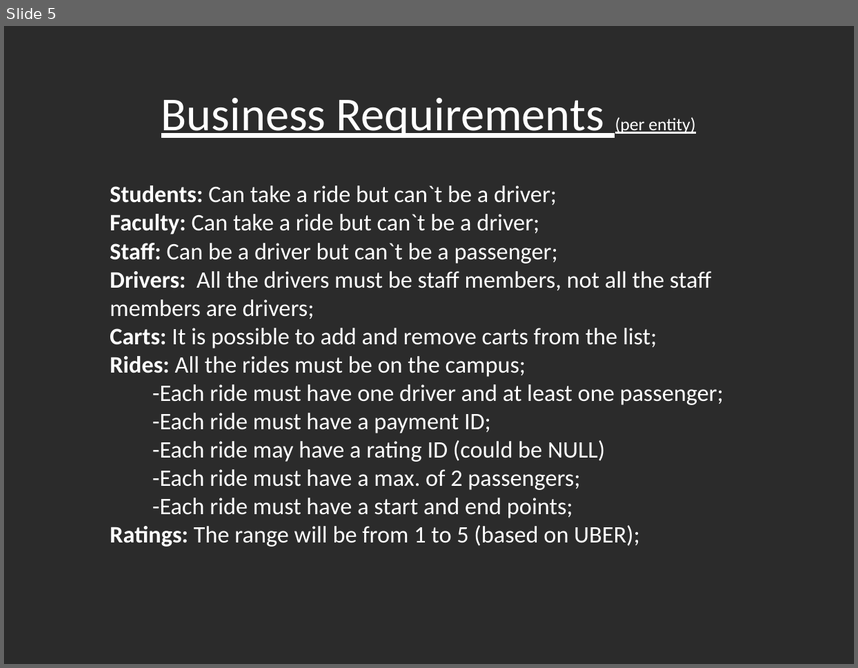
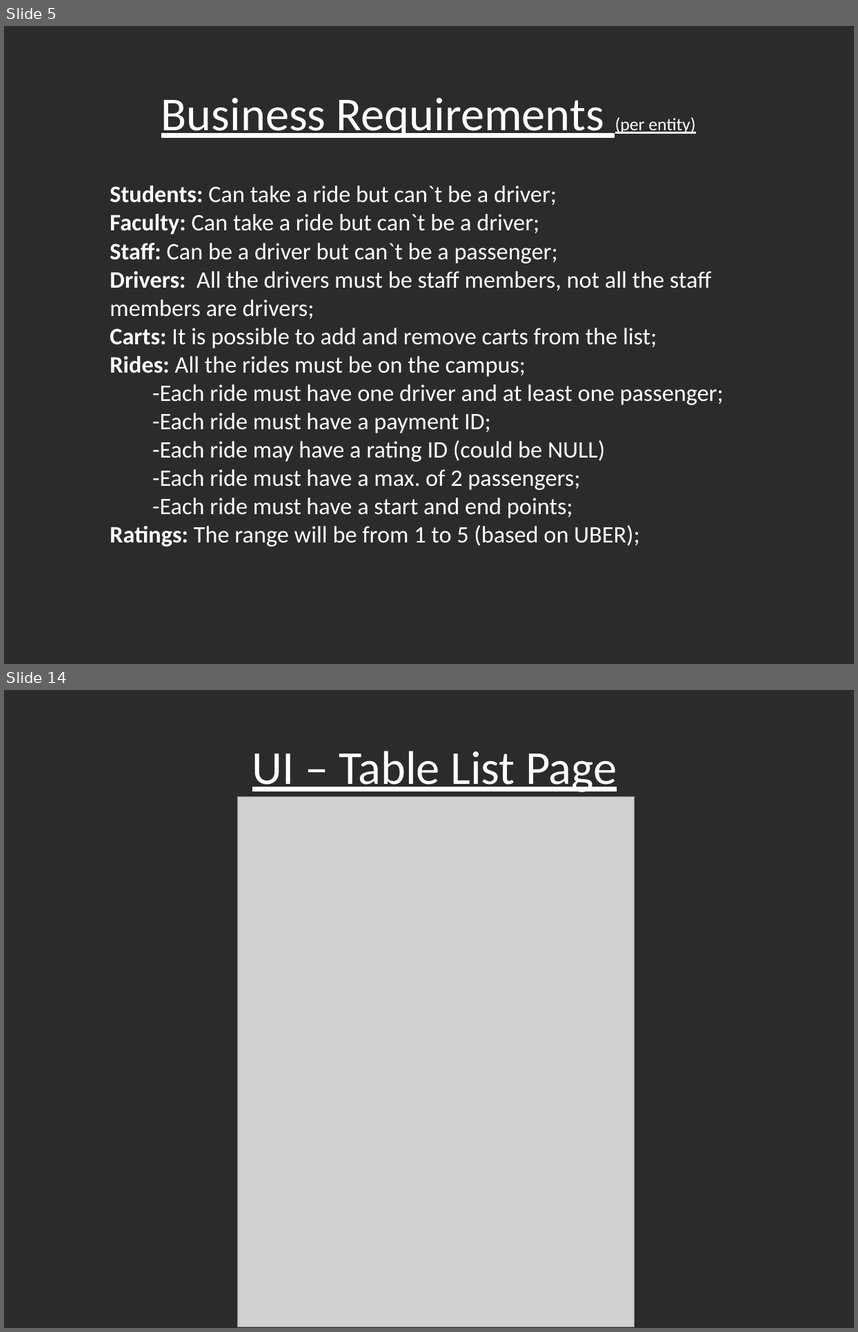
Before and after one commit to redsock88/itcs-6160-final-project, a slide deck: Project Documentation.pptx. Shown one above the other, each under a label of ours: slide 5 before the commit, slides 5 and 14 after it; the slides between them are not shown. The pictures are 858x668 and 858x1332 pixels, drawn with LibreOffice and Linux fonts; fonts in the diff are those of the drawing; grey boxes stand for pictures; background and template pictures are left out; a plain dark background stands for a picture behind light text. Boxes give left, top, right and bottom in pixels: in the first picture for what was removed or moved away, otherwise in the second. Text is boxed around its words. In the diff, an @@ line names an element or a change of style, - is before the commit and + after.

```diff
--- a/Project Documentation.pptx
+++ b/Project Documentation.pptx
@@ slide 14 added at (4, 690, 854, 1328), background picture (left out) @@
@@ text added at (252, 751, 617, 792), 40 pt, text #FFFFFF, underline @@
+UI – Table List Page
@@ picture added at (238, 797, 635, 1327) @@
```
Also in this commit, not shown: 1 slide changed, 12 other slides added, 1 other file.
